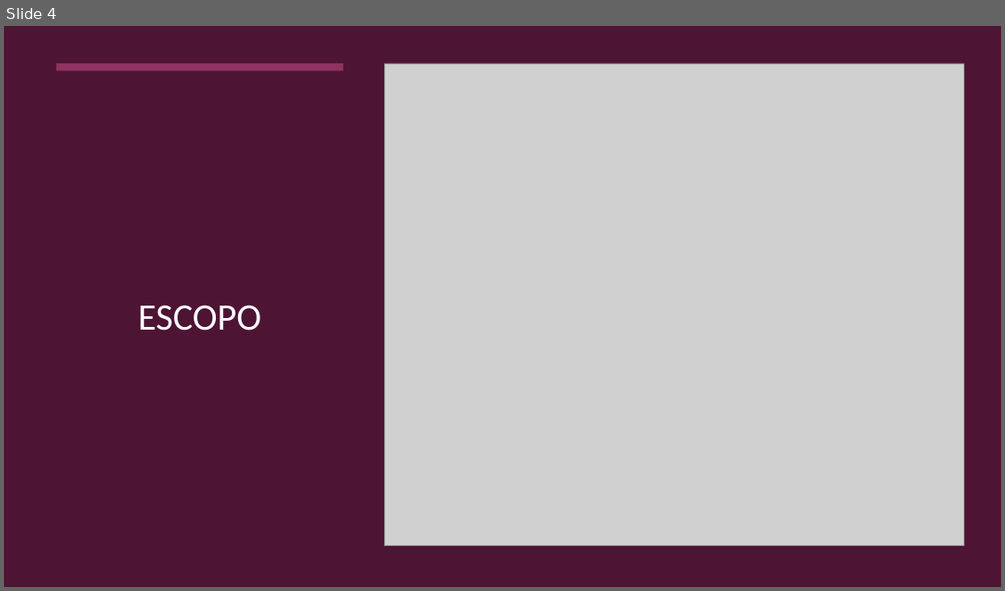
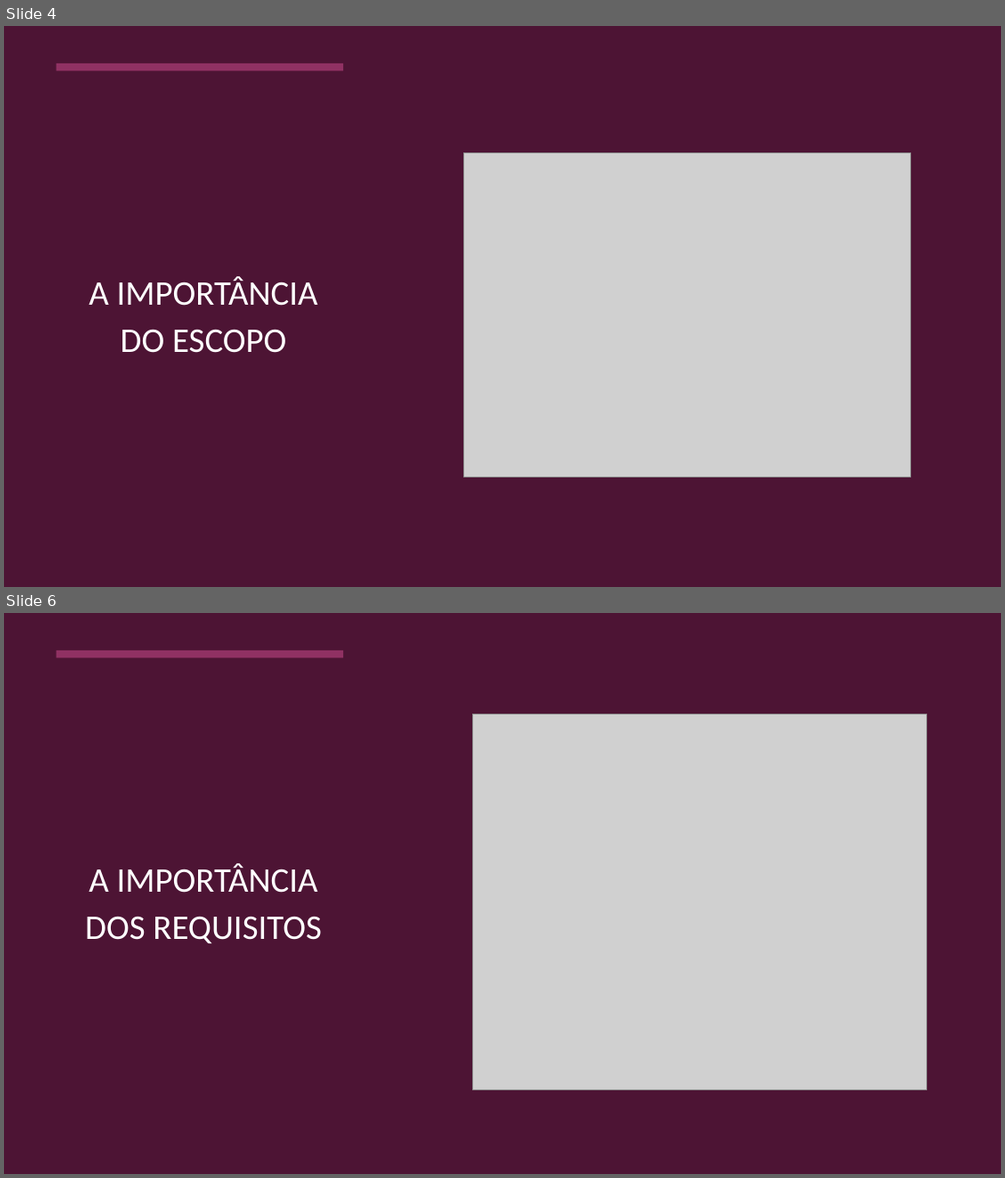
Before and after one commit to DanyloSPTech/1CCO, a slide deck: Socioemocional/Slides para dar aula/Escopo e Restrições.pptx. Shown one above the other, each under a label of ours: slide 4 before the commit, slides 4 and 6 after it; the slides between them are not shown. The pictures are 1005x591 and 1005x1178 pixels, drawn with LibreOffice and Linux fonts; fonts in the diff are those of the drawing; grey boxes stand for pictures. Boxes give left, top, right and bottom in pixels: in the first picture for what was removed or moved away, otherwise in the second. Text is boxed around its words. In the diff, an @@ line names an element or a change of style, - is before the commit and + after.

```diff
--- a/Socioemocional/Slides para dar aula/Escopo e Restrições.pptx
+++ b/Socioemocional/Slides para dar aula/Escopo e Restrições.pptx
@@ slide 6 added at [4, 613, 1001, 1174], background #FFFFFF @@
@@ rectangle added at [4, 613, 1001, 1174], fill #4D1434 @@
@@ rectangle added at [57, 650, 343, 657], fill #903163 @@
@@ picture added at [473, 714, 927, 1089] @@
@@ text added at [85, 863, 321, 943], 33.3 pt, text #FFFFFF @@
+A IMPORTÂNCIA
+DOS REQUISITOS
@@ slide 4 changed as well @@
@@ picture: place and size @@
-picture at [385, 63, 964, 546]
+picture at [464, 153, 910, 477]
@@ text at [89, 276, 318, 353]: text changed; size 36 to 33.3 pt @@
-ESCOPO
+A IMPORTÂNCIA
+DO ESCOPO
```
Also in this commit, not shown: 2 other slides changed, 5 other slides added, 3 slides removed.
